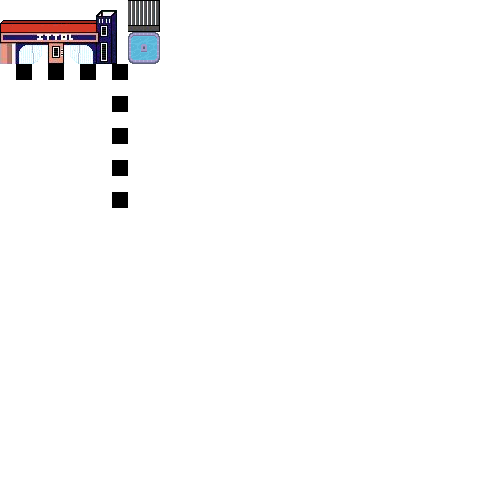
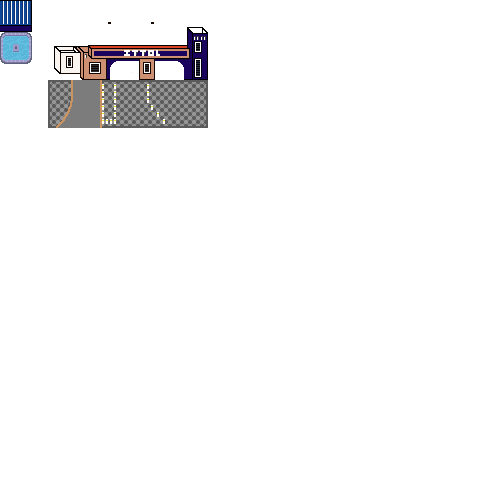
Two versions of the same layered image (480px x 480px). Layer-by-layer changes:
moved "TileSet Merged" above "Unidad", painted on it over [0, 0, 208, 176]
hid "Regla Merged" over [0, 0, 192, 208]
